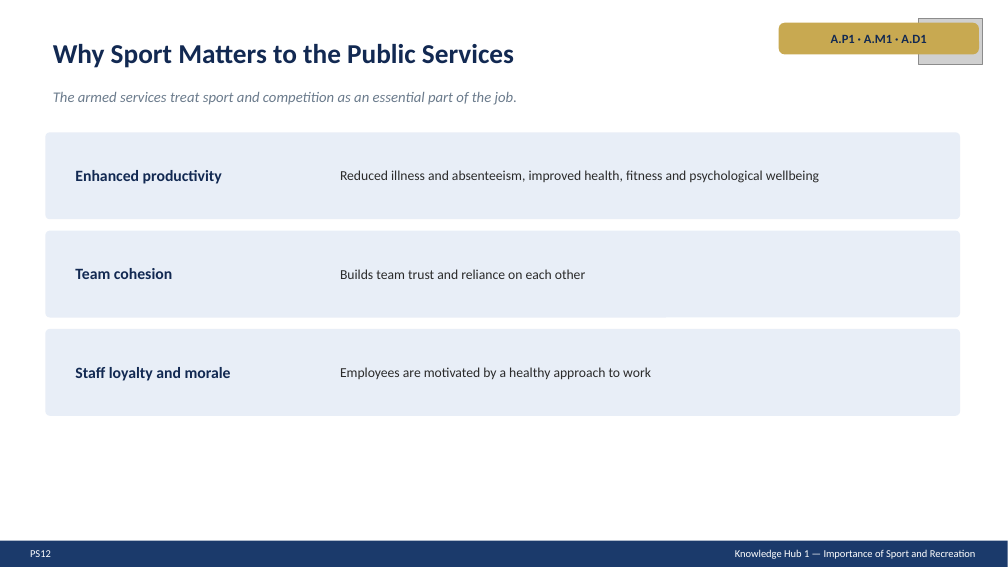
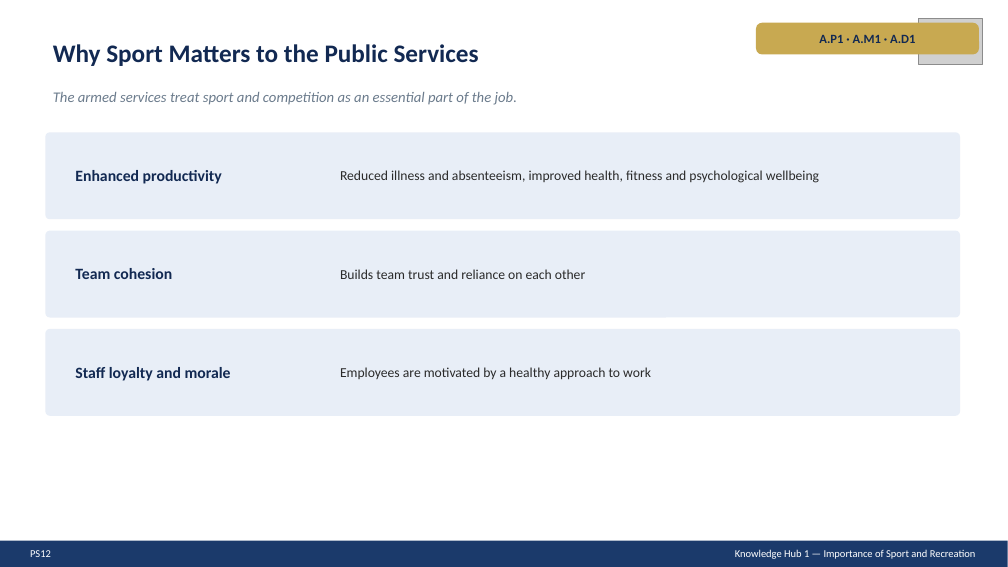
Before and after one commit to JJ2026Outdoor/ACOutdoorEd, a slide deck: slide 4 of PS12SportAdventurousSlides.pptx. Drawn at 1008x567 pixels with LibreOffice and Linux fonts; fonts in the diff are those of the drawing; grey boxes stand for pictures. Boxes give left, top, right and bottom in pixels: in the first picture for what was removed or moved away, otherwise in the second. Text is boxed around its words. In the diff, an @@ line names an element or a change of style, - is before the commit and + after.

```diff
--- a/PS12SportAdventurousSlides.pptx
+++ b/PS12SportAdventurousSlides.pptx
@@ text "Why Sport Matters to the ..." at <box>53,44,479,66</box>: size 26 to 24 pt @@
@@ text "A.P1 · A.M1 · A.D1": place and size @@
-text "A.P1 · A.M1 · A.D1" at <box>831,35,926,43</box>
+text "A.P1 · A.M1 · A.D1" at <box>819,35,915,43</box>
@@ rounded rectangle: place and size @@
-rounded rectangle at <box>779,23,979,54</box>
+rounded rectangle at <box>756,23,979,54</box>
```
Also in this commit, not shown: 4 other slides changed, 2 slides added, 2 other files.
